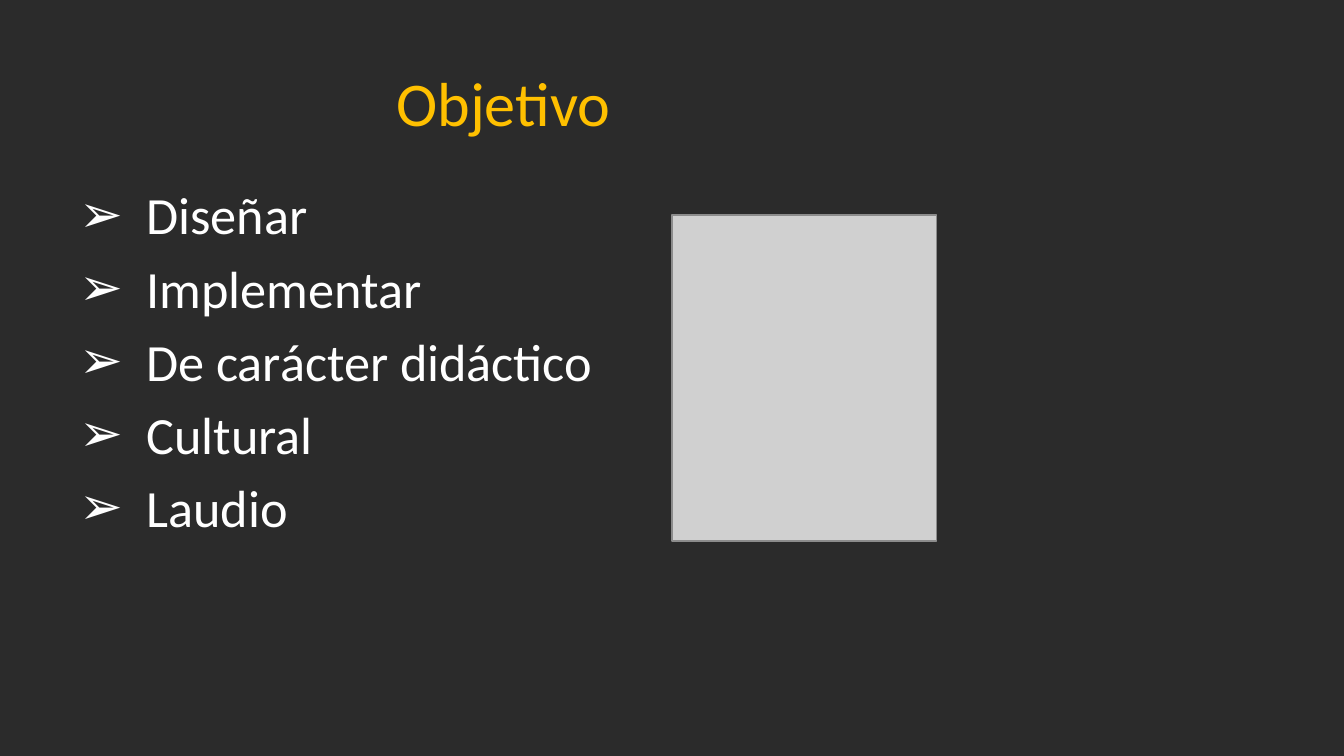
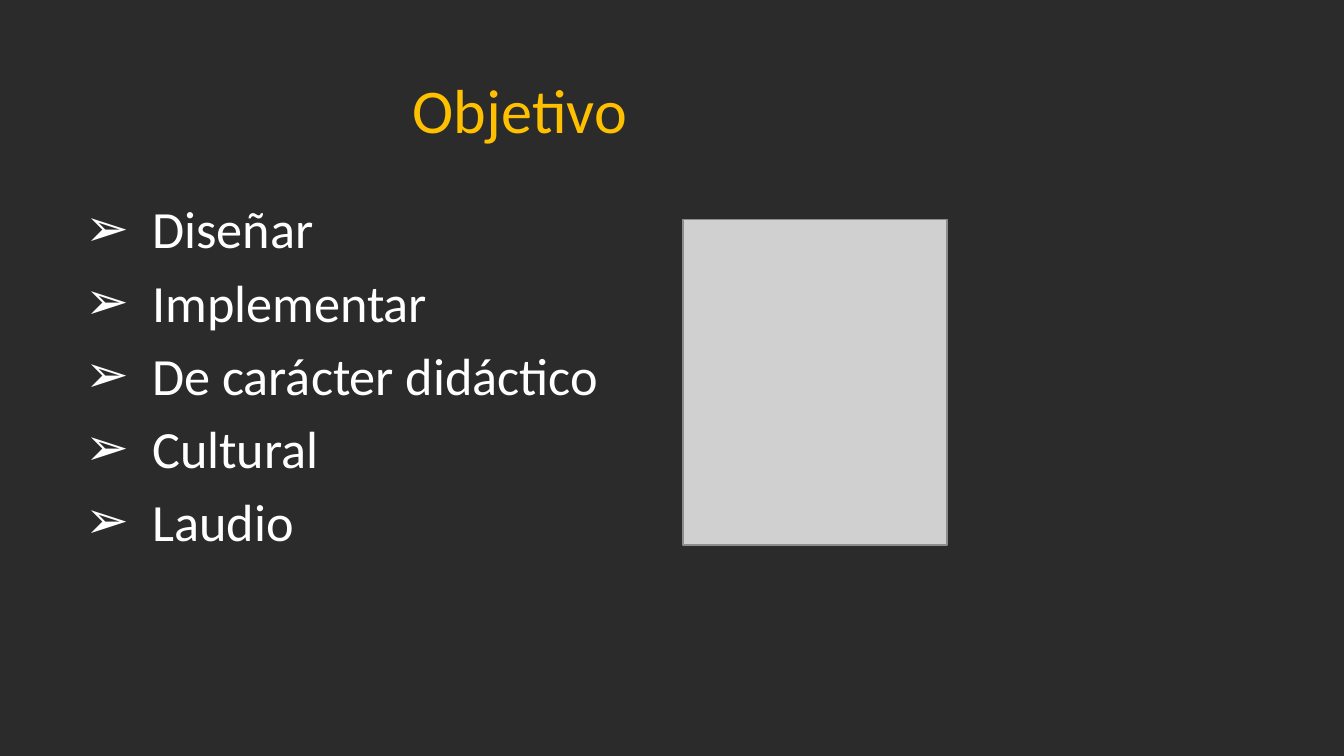
Before and after one commit to Jandycon/PROYECTOAPP, a slide deck: slide 4 of DidaktikApp.pptx. Drawn at 1344x756 pixels with LibreOffice and Linux fonts; fonts in the diff are those of the drawing; grey boxes stand for pictures; background and template pictures are left out; a plain dark background stands for a picture behind light text. Boxes give left, top, right and bottom in pixels: in the first picture for what was removed or moved away, otherwise in the second. Text is boxed around its words. In the diff, an @@ line names an element or a change of style, - is before the commit and + after.

```diff
--- a/DidaktikApp.pptx
+++ b/DidaktikApp.pptx
@@ text "Objetivo": place and size @@
-text "Objetivo" at [396, 83, 610, 137]
+text "Objetivo" at [413, 90, 627, 144]
@@ text "Diseñar": place and size @@
-text "Diseñar" at [146, 198, 592, 528]
+text "Diseñar" at [152, 212, 598, 542]
@@ picture: place and size @@
-picture at [672, 215, 937, 542]
+picture at [683, 219, 948, 546]
```
Also in this commit, not shown: 15 other slides changed.
